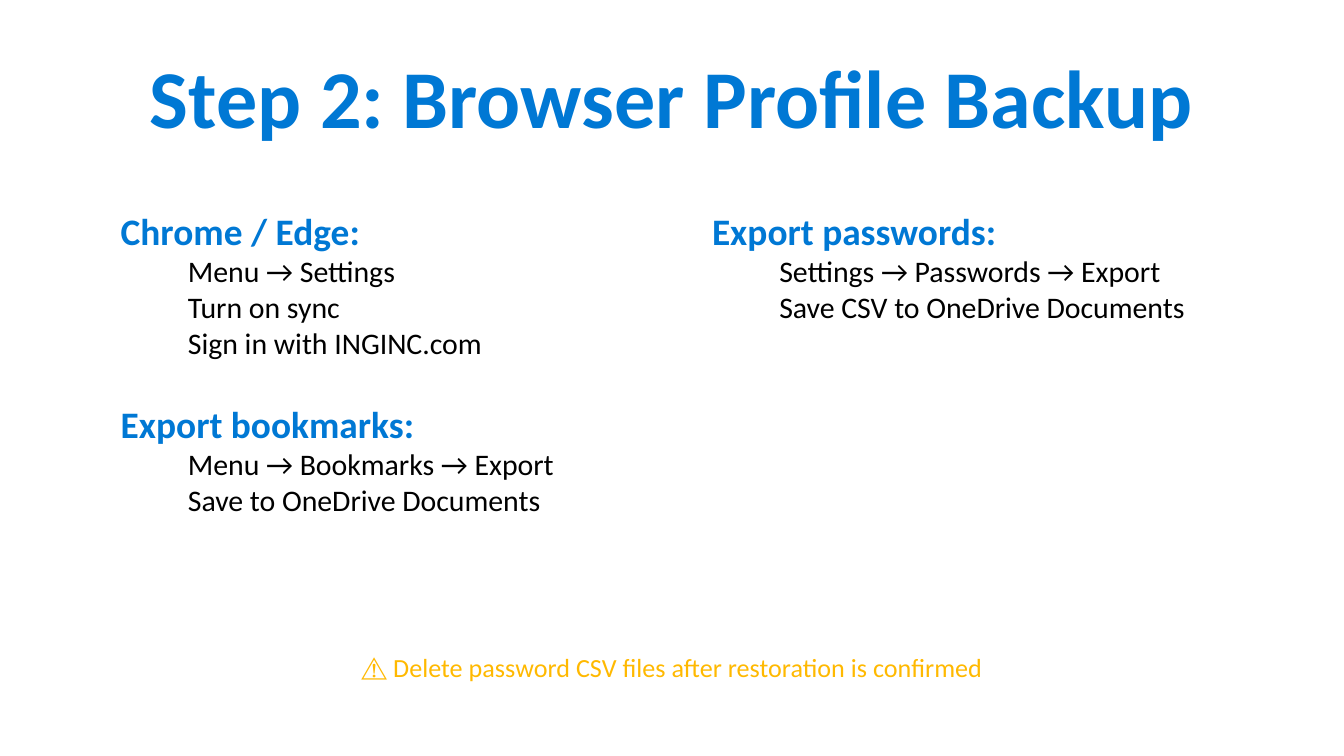
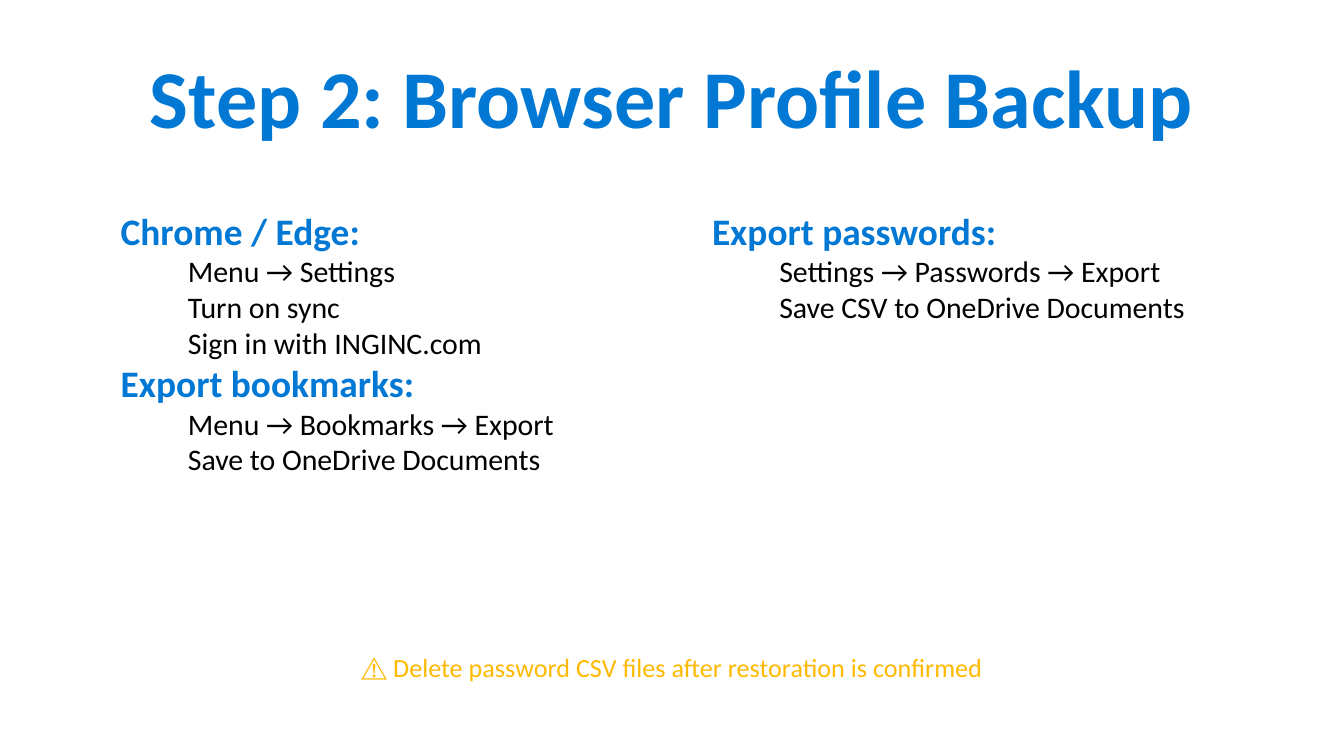
Before and after one commit to ipsghonline/tmp, a slide deck: slide 4 of presentation/Phase1-Backup-Guide.pptx. Drawn at 1344x756 pixels with LibreOffice and Linux fonts; fonts in the diff are those of the drawing. Boxes give left, top, right and bottom in pixels: in the first picture for what was removed or moved away, otherwise in the second. Text is boxed around its words. In the diff, an @@ line names an element or a change of style, - is before the commit and + after.

```diff
--- a/presentation/Phase1-Backup-Guide.pptx
+++ b/presentation/Phase1-Backup-Guide.pptx
@@ text "Chrome / Edge:" rewrapped from (121,218,554,512) to (121,218,554,471) @@
```
Also in this commit, not shown: 7 other slides changed, 1 slide added, 2 slides removed.
